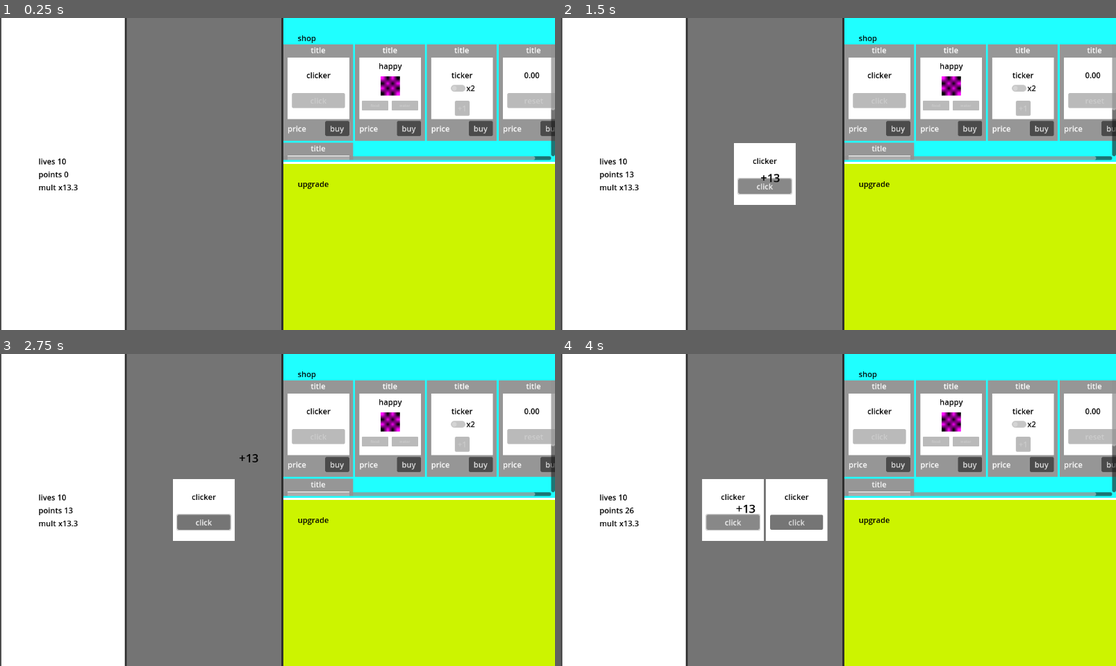
Above: before the commit, frames 1-4 (two rows, left to right).
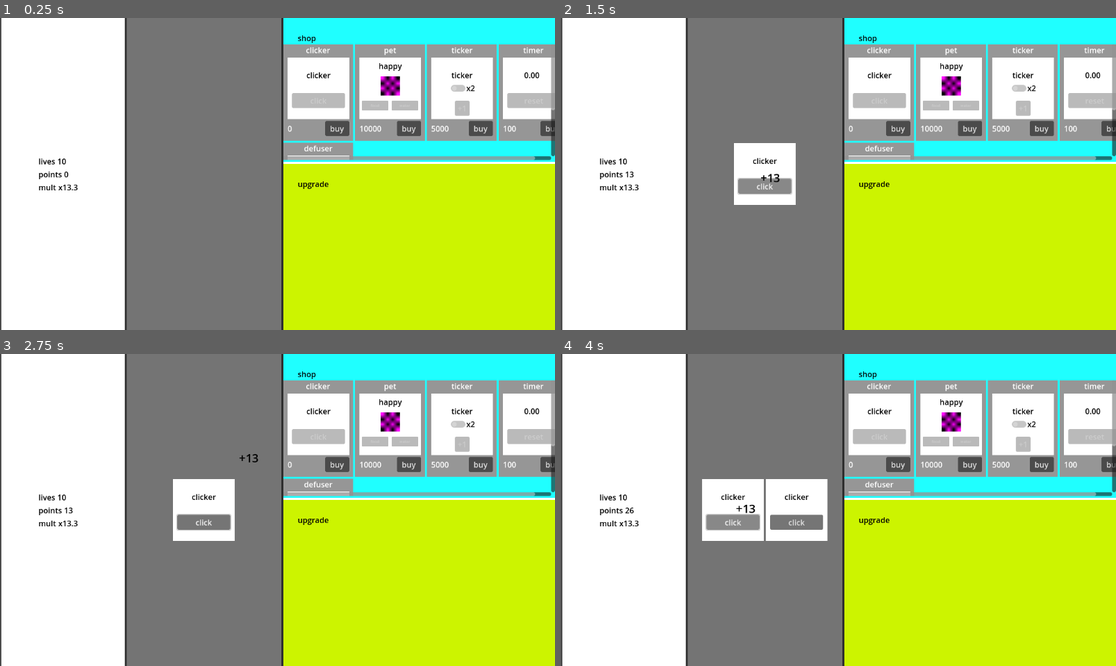
Above: after the commit, the same moments.

Repository: liltorchic/attention-grabbing-game
Game: Godot game, scene res://scenes/main.tscn
The game is run twice, just before and just after one commit, with the same random seed, the same clock (stepped at 60 frames per second) and the same inputs.
Inputs:
- Up to frame 1 (0.25 s): no input
- Up to frame 2 (1.5 s): click "buy" at 0.5 s; click "click" at 1.25 s
- Up to frame 3 (2.75 s): click "click" at 2 s
- Up to frame 4 (4 s): click "buy" at 2.75 s; click "click" at 3.5 s

The runs differ from the first frame. In frame 1, 0.3% of the frame differs, in the area x 51-98%, y 9-43%; in frame 2, 0.3%; in frame 3, 0.3%; in frame 4, 0.3%.

Commit message:
shop improvements
title and price labels functional

Diff:
--- a/scenes/shop_item.tscn
+++ b/scenes/shop_item.tscn
@@ -64,5 +64,4 @@
 size_flags_horizontal = 10
 text = "buy"
 
-[connection signal="child_entered_tree" from="ColorRect/VBoxContainer/Container" to="." method="_on_container_child_entered_tree"]
 [connection signal="pressed" from="ColorRect/VBoxContainer/HBoxContainer/Button" to="." method="_on_button_pressed"]
--- a/scripts/disctactions/distraction.gd
+++ b/scripts/disctactions/distraction.gd
@@ -6,3 +6,6 @@
 
 var price = 1 * Game.get_multiplier()
 var title = ""
+
+func init():
+	push_error("implement me")
--- a/scripts/disctactions/distraction_clicker.gd
+++ b/scripts/disctactions/distraction_clicker.gd
@@ -11,12 +11,13 @@
 	button = get_node("Button")
 	label = get_node("clicker")
 
-	self.title = "clicker"
-	self.price = 0
-
 	if(self.UI_MODE):
 		button.disabled = true
 
+
+func init() -> void:
+	self.title = "clicker"
+	self.price = 0
 
 func _on_button_pressed() -> void:
 	var reward = 1 * Game.get_multiplier()
--- a/scripts/disctactions/distraction_pet.gd
+++ b/scripts/disctactions/distraction_pet.gd
@@ -24,14 +24,16 @@
 	label.text = "happy"
 	health = 100
 	award = 1 * Game.get_multiplier()
-	self.title = "pet"
-	self.price = 10000
 
 	if(self.UI_MODE):
 		button_food.disabled = true
 		button_water.disabled = true
 	else:
 		_on_timer_scorer_timeout()
+
+func init() -> void:
+	self.title = "pet"
+	self.price = 10000
 
 func die():
 	Game.remove_life()
--- a/scripts/disctactions/distraction_ticker.gd
+++ b/scripts/disctactions/distraction_ticker.gd
@@ -18,9 +18,7 @@
 	label = get_node("Label")
 	button = get_node("Button")
 	checkbutton = get_node("CheckButton")
-	ticker = 100
-	self.title = "ticker"
-	self.price = 5000
+	ticker = 10
 
 	if(self.UI_MODE):
 		button.disabled = true
@@ -30,6 +28,9 @@
 		_on_timer_scorer_timeout()
 		_on_check_button_pressed()
 
+func init() -> void:
+	self.title = "ticker"
+	self.price = 5000
 
 func _on_timer_timeout() -> void:
 	var a = 2 * Game.get_multiplier() / 2.33
--- a/scripts/disctactions/distraction_timer_button.gd
+++ b/scripts/disctactions/distraction_timer_button.gd
@@ -13,14 +13,16 @@
 	label = get_node("Label")
 	scorer = get_node("Timer_Scorer")
 	button = get_node("Button")
-	self.title = "timer"
-	self.price = 100
 
 	if(self.UI_MODE):
 		button.disabled = true
 	else:
 		timer.start(timer_length)
 		_on_timer_scorer_timeout()
+
+func init() -> void:
+	self.title = "timer"
+	self.price = 100
 
 # Called every frame. 'delta' is the elapsed time since the previous frame.
 func _process(delta: float) -> void:
--- a/scripts/disctactions/distraction_timer_defuse.gd
+++ b/scripts/disctactions/distraction_timer_defuse.gd
@@ -23,8 +23,6 @@
 	label.text = ""
 	timer_hidden = true
 	button.visible = false
-	self.title = "defuser"
-	self.price = 2
 
 	if(self.UI_MODE):
 		button.disabled = true
@@ -32,6 +30,9 @@
 		countdown_timer.set_wait_time(timer_amount + 0.01) # +0.01 so the scorewr can score on 0.00
 		hidden_timer.start(rng.randf_range(6, 12))
 
+func init() -> void:
+	self.title = "defuser"
+	self.price = 2
 
 # Called every frame. 'delta' is the elapsed time since the previous frame.
 func _process(delta: float) -> void:
--- a/scripts/singletons/game.gd
+++ b/scripts/singletons/game.gd
@@ -23,6 +23,9 @@
 func add_time_points(_p:int):
 	time_points += _p
 
+func get_points() -> int:
+	return time_points
+
 func remove_life():
 	if(lives - 1 > 0):
 		lives -= 1
--- a/scripts/ui/ui_shop.gd
+++ b/scripts/ui/ui_shop.gd
@@ -20,13 +20,13 @@
 func _ready() -> void:
 	for i in shop_items:
 		var shop_item:ShopItem = shop_item_template.instantiate()
-		#container.add_child(_in)
-		shop_item.add_item(i)
 		var item:Distraction = i.instantiate()
-		target.add_child(shop_item)
-		shop_item.add_item(i)
+		item.init()
+		target.add_child(shop_item)#add shop item to shop
+		shop_item.add_item(i)#add item to shop item
+		shop_item.set_title(item.title)
+		shop_item.set_price(item.price)
 		shop_item.bought.connect(_child_button_pressed)
-		shop_item.item_ready.connect(_update_info.bind(shop_item))
 
 
 func _child_button_pressed(item):
@@ -34,7 +34,3 @@
 	distraction.UI_MODE = false
 	distractions.add_child(distraction)
 	print("bought " + str(distraction))
-
-func _update_info(item:Distraction, shop_item:ShopItem):
-	shop_item.set_title(item.title)
-	shop_item.set_price(item.price)
--- a/scripts/ui/ui_shop_item.gd
+++ b/scripts/ui/ui_shop_item.gd
@@ -9,15 +9,12 @@
 var copy:Distraction
 
 signal bought(item)
-signal item_ready(item)
-
 
 func add_item(_in):
 	container = get_node("ColorRect/VBoxContainer/Container")
 	distraction = _in
 	copy = distraction.duplicate().instantiate()
 	container.add_child(copy)
-
 
 func set_title(_in:String):
 	label_title = get_node("ColorRect/VBoxContainer/Label_Title")
@@ -29,8 +26,3 @@
 
 func _on_button_pressed() -> void:
 	bought.emit(distraction)
-
-func _on_container_child_entered_tree(node: Node) -> void:
-	if(node.is_in_group("distraction")):
-		item_ready.emit(node)
-		print("child entered   " + str(node))
